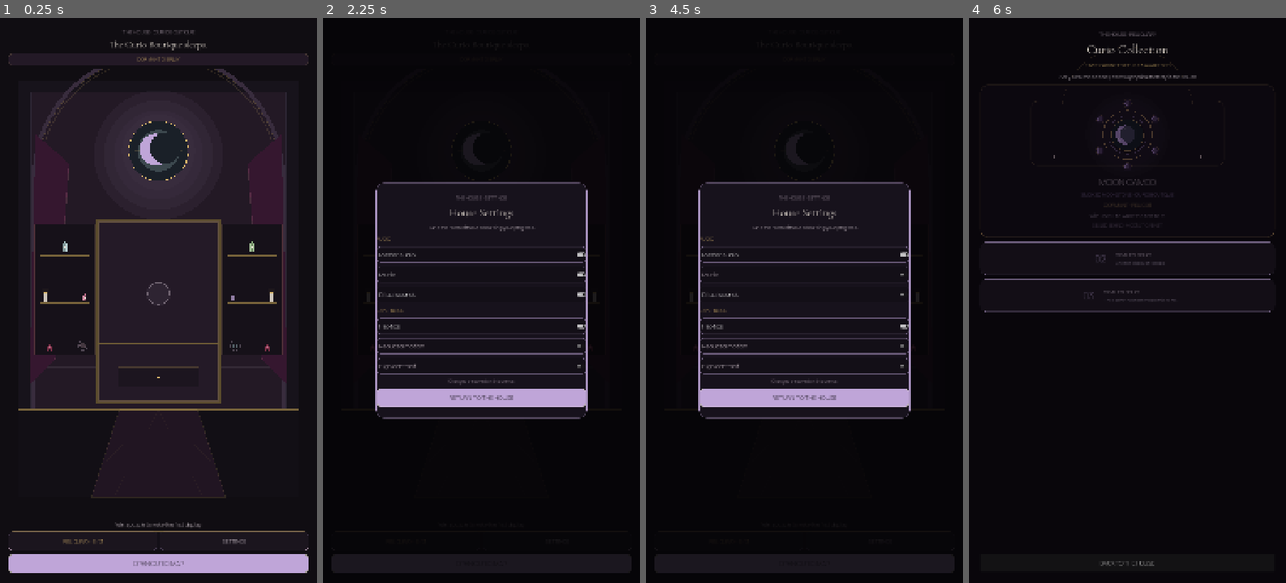
Above: before the commit, frames 1-4 (left to right).
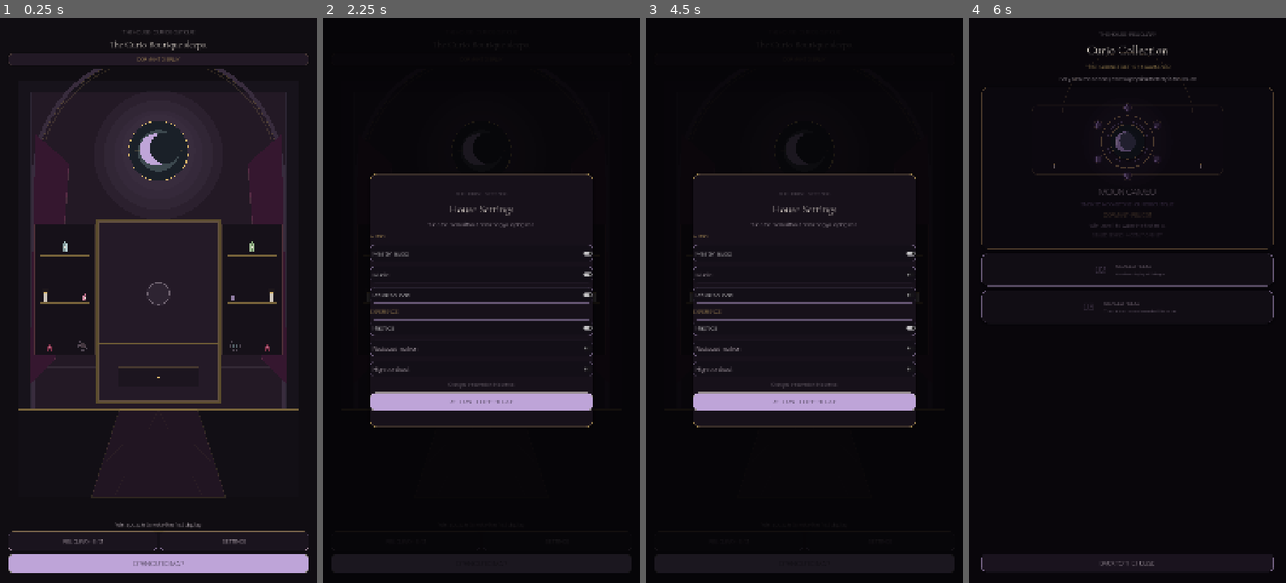
Above: after the commit, the same moments.

Repository: Jay-prodesign/akilta-match3
Game: Godot game, scene res://src/app/app_bootstrap.tscn
Two runs of this game, one before a commit and one after it. Both use one fixed random seed, a clock stepped at 60 frames per second and the inputs below.
Inputs:
- Up to frame 1 (0.25 s): no input
- Up to frame 2 (2.25 s): click "RELIQUARY · 0 / 3" at 0.5 s; click "BACK TO THE HOUSE" at 1.25 s; click "SETTINGS" at 2 s
- Up to frame 3 (4.5 s): click "OPEN CURIO MAP" at 2.75 s; click "Music" at 3.5 s; click "Ritual sounds" at 4.25 s
- Up to frame 4 (6 s): click "RETURN TO THE HOUSE" at 5 s; click "RELIQUARY · 0 / 3" at 5.75 s

The runs differ from the first frame. In frame 1, less than 0.1% of the frame differs, in the area x 3-97%, y 92-96%; in frame 2, 5.5%, in the area x 14-86%, y 27-73%; in frame 3, 5.4%; in frame 4, 3.3%.

Commit message:
refine: unify Level 1 Curio House screen materials

Diff:
--- a/src/app/app_bootstrap.gd
+++ b/src/app/app_bootstrap.gd
@@ -13,6 +13,7 @@
 const SettingsScene = preload("res://src/ui/settings/settings_panel.tscn")
 const AudioDirectorScript = preload("res://src/feedback/audio_director.gd")
 const Typography = preload("res://src/ui/theme/typography.gd")
+const CurioMaterials = preload("res://src/ui/theme/curio_materials.gd")
 
 @export var environment: String = "development"
 @export var save_path_override: String = ""
@@ -129,6 +130,7 @@
 	_settings_screen = SettingsScene.instantiate()
 	screen_host.add_child(_settings_screen)
 	Typography.apply(_settings_screen)
+	CurioMaterials.apply(_settings_screen)
 	_settings_screen.bind_settings(user_settings)
 	_settings_screen.close_requested.connect(close_settings)
 	return true
@@ -195,3 +197,4 @@
 	_current_screen = screen
 	screen_host.add_child(screen)
 	Typography.apply(screen)
+	CurioMaterials.apply(screen)
--- a/src/ui/collection/curio_collection.tscn
+++ b/src/ui/collection/curio_collection.tscn
@@ -50,11 +50,11 @@
 anchors_preset = 15
 anchor_right = 1.0
 anchor_bottom = 1.0
-offset_left = 38.0
+offset_left = 42.0
 offset_top = 42.0
-offset_right = -38.0
+offset_right = -42.0
 offset_bottom = -38.0
-theme_override_constants/separation = 14
+theme_override_constants/separation = 16
 
 [node name="Eyebrow" type="Label" parent="Layout"]
 layout_mode = 2
@@ -92,7 +92,7 @@
 alignment = 0
 
 [node name="MoonCard" type="PanelContainer" parent="Layout/Cards"]
-custom_minimum_size = Vector2(0, 520)
+custom_minimum_size = Vector2(0, 550)
 layout_mode = 2
 theme_override_styles/panel = SubResource("Card")
 
@@ -102,7 +102,7 @@
 alignment = 1
 
 [node name="RitualArt" type="Control" parent="Layout/Cards/MoonCard/Content"]
-custom_minimum_size = Vector2(0, 270)
+custom_minimum_size = Vector2(0, 290)
 layout_mode = 2
 mouse_filter = 2
 script = ExtResource("2_cameo")
--- a/src/ui/gameplay/gameplay_screen.gd
+++ b/src/ui/gameplay/gameplay_screen.gd
@@ -42,6 +42,9 @@
 @onready var result_overlay: Control = $ResultOverlay
 @onready var result_title: Label = $ResultOverlay/Card/Content/Title
 @onready var result_detail: Label = $ResultOverlay/Card/Content/Detail
+@onready var result_eyebrow: Label = $ResultOverlay/Card/Content/Eyebrow
+@onready var result_reward_name: Label = $ResultOverlay/Card/Content/RewardName
+@onready var result_house_change: Label = $ResultOverlay/Card/Content/HouseChange
 @onready var result_ritual: Control = $ResultOverlay/Card/Content/RewardRitual
 @onready var result_action: Button = $ResultOverlay/Card/Content/Action
 
--- a/src/ui/gameplay/gameplay_screen.tscn
+++ b/src/ui/gameplay/gameplay_screen.tscn
@@ -285,9 +285,9 @@
 anchor_right = 0.5
 anchor_bottom = 0.5
 offset_left = -390.0
-offset_top = -360.0
+offset_top = -420.0
 offset_right = 390.0
-offset_bottom = 360.0
+offset_bottom = 420.0
 grow_horizontal = 2
 grow_vertical = 2
 theme_override_styles/panel = SubResource("StylePanel")
@@ -296,6 +296,13 @@
 layout_mode = 2
 theme_override_constants/separation = 20
 alignment = 1
+
+[node name="Eyebrow" type="Label" parent="ResultOverlay/Card/Content"]
+layout_mode = 2
+theme_override_colors/font_color = Color(0.663, 0.6, 0.659, 1)
+theme_override_font_sizes/font_size = 17
+text = "CURIO RECOVERED · RELIC 01"
+horizontal_alignment = 1
 
 [node name="Title" type="Label" parent="ResultOverlay/Card/Content"]
 layout_mode = 2
@@ -321,6 +328,21 @@
 script = ExtResource("9_cameo")
 mode = "result"
 glow_strength = 0.75
+
+[node name="RewardName" type="Label" parent="ResultOverlay/Card/Content"]
+layout_mode = 2
+theme_override_colors/font_color = Color(0.851, 0.71, 0.416, 1)
+theme_override_font_sizes/font_size = 21
+text = "MOON CAMEO · AWAKENED"
+horizontal_alignment = 1
+
+[node name="HouseChange" type="Label" parent="ResultOverlay/Card/Content"]
+layout_mode = 2
+theme_override_colors/font_color = Color(0.851, 0.804, 0.835, 1)
+theme_override_font_sizes/font_size = 17
+text = "The first cabinet now keeps this Curio in the House."
+horizontal_alignment = 1
+autowrap_mode = 2
 
 [node name="Action" type="Button" parent="ResultOverlay/Card/Content"]
 custom_minimum_size = Vector2(0, 74)
--- a/src/ui/prestart/level_prestart.tscn
+++ b/src/ui/prestart/level_prestart.tscn
@@ -53,10 +53,10 @@
 anchor_right = 1.0
 anchor_bottom = 1.0
 offset_left = 42.0
-offset_top = 92.0
+offset_top = 52.0
 offset_right = -42.0
-offset_bottom = -70.0
-theme_override_constants/separation = 26
+offset_bottom = -52.0
+theme_override_constants/separation = 18
 alignment = 1
 
 [node name="Eyebrow" type="Label" parent="Layout"]
@@ -67,7 +67,7 @@
 horizontal_alignment = 1
 
 [node name="Card" type="PanelContainer" parent="Layout"]
-custom_minimum_size = Vector2(0, 860)
+custom_minimum_size = Vector2(0, 1010)
 layout_mode = 2
 theme_override_styles/panel = SubResource("Card")
 
@@ -77,7 +77,7 @@
 alignment = 1
 
 [node name="RitualArt" type="Control" parent="Layout/Card/Content"]
-custom_minimum_size = Vector2(0, 250)
+custom_minimum_size = Vector2(0, 315)
 layout_mode = 2
 mouse_filter = 2
 script = ExtResource("2_cameo")
@@ -101,21 +101,21 @@
 [node name="Objective" type="Label" parent="Layout/Card/Content"]
 layout_mode = 2
 theme_override_colors/font_color = Color(0.851, 0.804, 0.835, 1)
-theme_override_font_sizes/font_size = 26
+theme_override_font_sizes/font_size = 24
 text = "GOAL · GATHER 6 MOON SIGILS"
 horizontal_alignment = 1
 
 [node name="Moves" type="Label" parent="Layout/Card/Content"]
 layout_mode = 2
 theme_override_colors/font_color = Color(0.749, 0.647, 0.847, 1)
-theme_override_font_sizes/font_size = 24
+theme_override_font_sizes/font_size = 21
 text = "12 MOVES"
 horizontal_alignment = 1
 
 [node name="Reward" type="Label" parent="Layout/Card/Content"]
 layout_mode = 2
 theme_override_colors/font_color = Color(0.851, 0.71, 0.416, 1)
-theme_override_font_sizes/font_size = 26
+theme_override_font_sizes/font_size = 24
 text = "REWARD · MOON CAMEO"
 horizontal_alignment = 1
 
@@ -123,7 +123,7 @@
 layout_mode = 2
 theme_override_colors/font_color = Color(0.663, 0.6, 0.659, 1)
 theme_override_font_sizes/font_size = 20
-text = "The first awakening teaches the House's core sigil language."
+text = "Wake the Moon Cameo. The first cabinet will remember this victory every time you return to the House."
 horizontal_alignment = 1
 autowrap_mode = 2
 
--- a/src/ui/settings/settings_panel.tscn
+++ b/src/ui/settings/settings_panel.tscn
@@ -64,17 +64,17 @@
 anchor_top = 0.5
 anchor_right = 0.5
 anchor_bottom = 0.5
-offset_left = -360.0
-offset_top = -400.0
-offset_right = 360.0
-offset_bottom = 400.0
+offset_left = -380.0
+offset_top = -430.0
+offset_right = 380.0
+offset_bottom = 430.0
 grow_horizontal = 2
 grow_vertical = 2
 theme_override_styles/panel = SubResource("Card")
 
 [node name="Content" type="VBoxContainer" parent="Card"]
 layout_mode = 2
-theme_override_constants/separation = 14
+theme_override_constants/separation = 16
 alignment = 1
 
 [node name="Eyebrow" type="Label" parent="Card/Content"]
@@ -106,7 +106,7 @@
 text = "AUDIO"
 
 [node name="Master" type="CheckButton" parent="Card/Content"]
-custom_minimum_size = Vector2(0, 54)
+custom_minimum_size = Vector2(0, 58)
 layout_mode = 2
 theme_override_colors/font_color = Color(0.945, 0.91, 0.866, 1)
 theme_override_font_sizes/font_size = 21
--- /dev/null
+++ b/src/ui/theme/curio_materials.gd
@@ -0,0 +1,136 @@
+class_name Match3CurioMaterials
+extends RefCounted
+
+## Shared Curio House material language for player-facing UI.
+## Product-owned: no donor visual identity or paid assets.
+
+const INK := Color("#100D12")
+const VELVET := Color("#17131B")
+const PLUM := Color("#241A27")
+const PLUM_RAISED := Color("#2E2135")
+const BONE := Color("#F1E8DD")
+const MIST := Color("#D9CDD5")
+const LILAC := Color("#BFA5D8")
+const GOLD := Color("#D8B56A")
+
+const PRIMARY_BUTTONS := ["Start", "Action", "Close", "PlayButton", "Resume"]
+const SECONDARY_BUTTONS := ["Back", "SettingsButton", "CollectionButton", "Retry", "Exit"]
+const HERO_PANELS := ["Card", "MoonCard", "RoutePanel"]
+const SEALED_PANELS := ["Slot2", "Slot3"]
+const CHIP_PANELS := ["CurioChip", "Awakening"]
+
+static func apply(root: Node) -> Dictionary:
+	var stats := {"panels": 0, "buttons": 0, "labels": 0}
+	if root == null:
+		return stats
+	_apply_recursive(root, stats)
+	return stats
+
+static func contract() -> Dictionary:
+	return {
+		"ink": INK.to_html(),
+		"velvet": VELVET.to_html(),
+		"plum": PLUM.to_html(),
+		"bone": BONE.to_html(),
+		"mist": MIST.to_html(),
+		"lilac": LILAC.to_html(),
+		"gold": GOLD.to_html(),
+		"corner_radius": 18,
+		"identity": "curio_house_product_owned",
+	}
+
+static func _apply_recursive(node: Node, stats: Dictionary) -> void:
+	if node is PanelContainer:
+		_style_panel(node as PanelContainer)
+		stats["panels"] = int(stats["panels"]) + 1
+	elif node is Button:
+		_style_button(node as Button)
+		stats["buttons"] = int(stats["buttons"]) + 1
+	elif node is CheckButton:
+		_style_toggle(node as CheckButton)
+		stats["buttons"] = int(stats["buttons"]) + 1
+	elif node is Label:
+		_style_label(node as Label)
+		stats["labels"] = int(stats["labels"]) + 1
+	for child in node.get_children():
+		_apply_recursive(child, stats)
+
+static func _style_panel(panel: PanelContainer) -> void:
+	var name := String(panel.name)
+	if not (HERO_PANELS.has(name) or SEALED_PANELS.has(name) or CHIP_PANELS.has(name)):
+		return
+	var box := StyleBoxFlat.new()
+	box.corner_radius_top_left = 22
+	box.corner_radius_top_right = 22
+	box.corner_radius_bottom_left = 22
+	box.corner_radius_bottom_right = 22
+	box.border_width_left = 1
+	box.border_width_top = 1
+	box.border_width_right = 1
+	box.border_width_bottom = 1
+	box.shadow_color = Color(0, 0, 0, 0.36)
+	box.shadow_size = 10
+	if SEALED_PANELS.has(name):
+		box.bg_color = Color(0.07, 0.052, 0.082, 0.97)
+		box.border_color = Color(LILAC, 0.20)
+	elif CHIP_PANELS.has(name):
+		box.bg_color = Color(PLUM, 0.94)
+		box.border_color = Color(GOLD, 0.26)
+		box.corner_radius_top_left = 14
+		box.corner_radius_top_right = 14
+		box.corner_radius_bottom_left = 14
+		box.corner_radius_bottom_right = 14
+		box.shadow_size = 4
+	else:
+		box.bg_color = Color(0.09, 0.067, 0.105, 0.985)
+		box.border_color = Color(GOLD, 0.38)
+	panel.add_theme_stylebox_override("panel", box)
+
+static func _style_button(button: Button) -> void:
+	var name := String(button.name)
+	if PRIMARY_BUTTONS.has(name):
+		var normal := _button_box(Color("#BEA4D8"), Color(BONE, 0.24), 18)
+		var hover := _button_box(Color("#CDB8E1"), Color(BONE, 0.42), 18)
+		var pressed := _button_box(Color("#A98FC3"), Color(GOLD, 0.42), 18)
+		button.add_theme_stylebox_override("normal", normal)
+		button.add_theme_stylebox_override("hover", hover)
+		button.add_theme_stylebox_override("pressed", pressed)
+		button.add_theme_color_override("font_color", INK)
+		button.add_theme_color_override("font_hover_color", INK)
+		button.add_theme_color_override("font_pressed_color", INK)
+	elif SECONDARY_BUTTONS.has(name):
+		var utility := _button_box(Color(0.105, 0.078, 0.12, 0.98), Color(LILAC, 0.24), 15)
+		button.add_theme_stylebox_override("normal", utility)
+		button.add_theme_stylebox_override("hover", utility)
+		button.add_theme_stylebox_override("pressed", utility)
+		button.add_theme_color_override("font_color", MIST)
+
+static func _style_toggle(toggle: CheckButton) -> void:
+	var box := _button_box(Color(0.075, 0.057, 0.088, 0.98), Color(LILAC, 0.18), 14)
+	toggle.add_theme_stylebox_override("normal", box)
+	toggle.add_theme_stylebox_override("hover", box)
+	toggle.add_theme_stylebox_override("pressed", box)
+	toggle.add_theme_color_override("font_color", MIST)
+
+static func _style_label(label: Label) -> void:
+	var name := String(label.name)
+	if name in ["Title", "Headline"]:
+		label.add_theme_color_override("font_color", BONE)
+	elif name in ["Eyebrow", "Origin", "SavedNote"]:
+		label.add_theme_color_override("font_color", Color(MIST, 0.58))
+	elif name in ["Reward", "Count", "State", "AudioLabel", "ExperienceLabel", "Label"]:
+		label.add_theme_color_override("font_color", GOLD)
+
+static func _button_box(fill: Color, border: Color, radius: int) -> StyleBoxFlat:
+	var box := StyleBoxFlat.new()
+	box.bg_color = fill
+	box.border_width_left = 1
+	box.border_width_top = 1
+	box.border_width_right = 1
+	box.border_width_bottom = 1
+	box.border_color = border
+	box.corner_radius_top_left = radius
+	box.corner_radius_top_right = radius
+	box.corner_radius_bottom_left = radius
+	box.corner_radius_bottom_right = radius
+	return box
